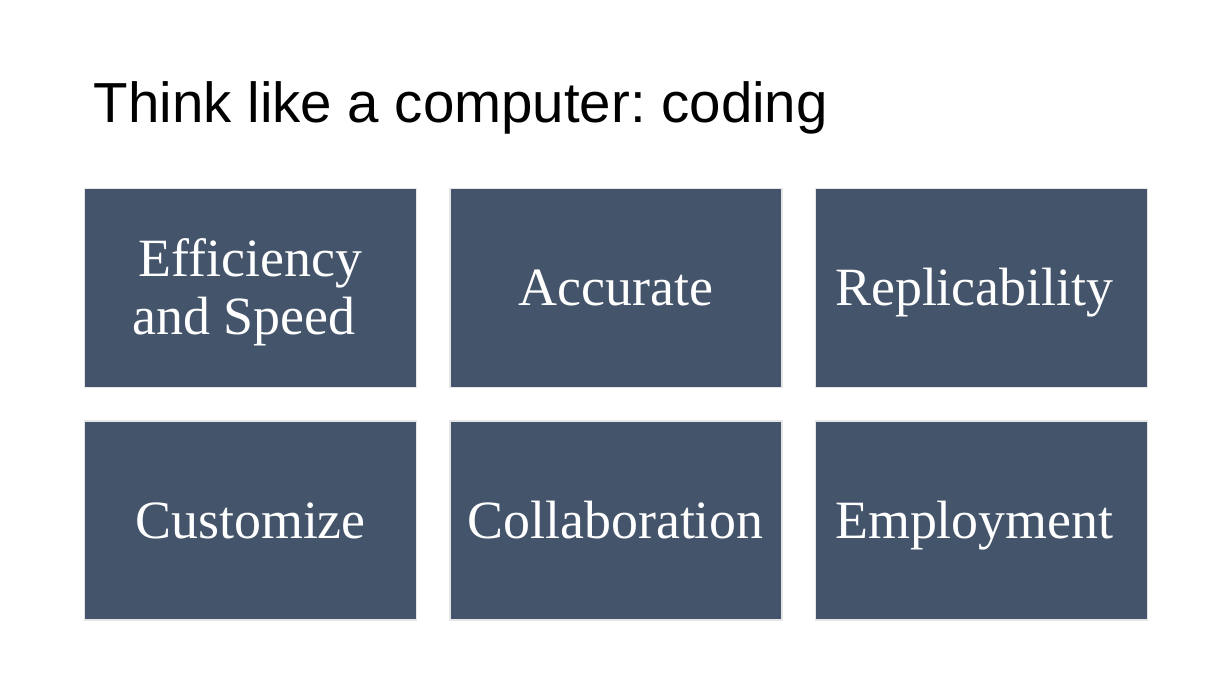
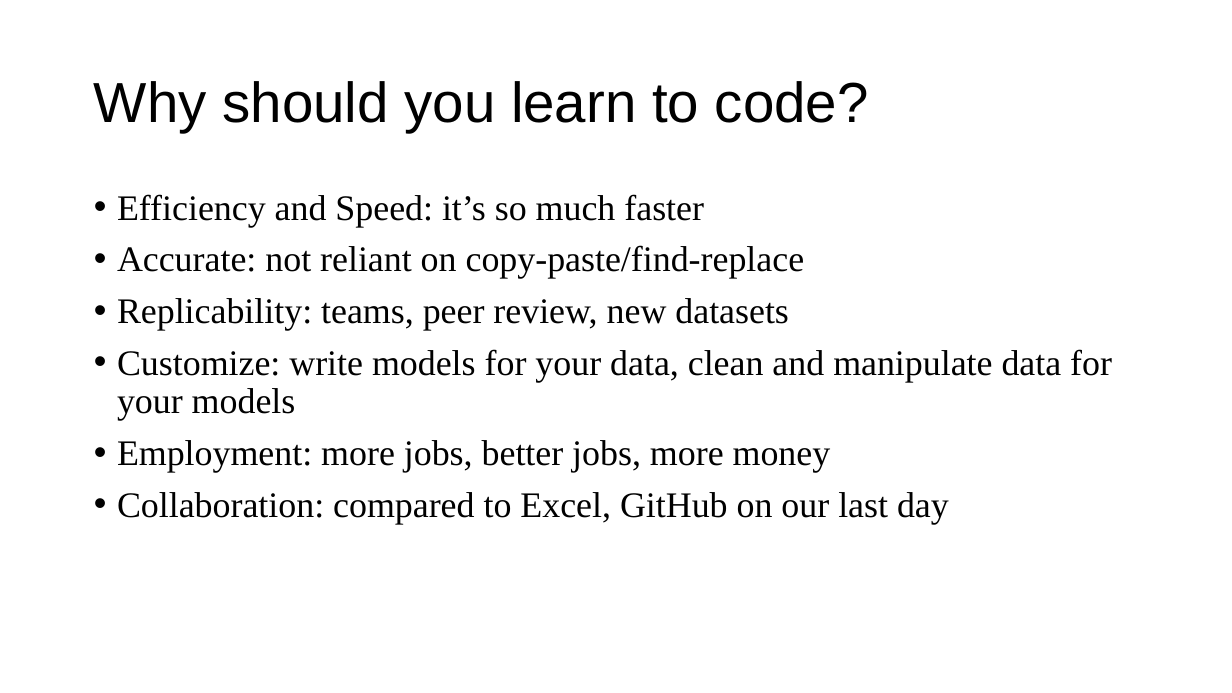
Before and after one commit to a5creel/intro_to_programming, a slide deck: slide 14 of lecture_material/1_think_like_computer.pptx. Drawn at 1232x693 pixels with LibreOffice and Linux fonts; fonts in the diff are those of the drawing. Boxes give left, top, right and bottom in pixels: in the first picture for what was removed or moved away, otherwise in the second. Text is boxed around its words. In the diff, an @@ line names an element or a change of style, - is before the commit and + after.

```diff
--- a/lecture_material/1_think_like_computer.pptx
+++ b/lecture_material/1_think_like_computer.pptx
@@ title at box(94, 81, 869, 132): text changed @@
-Think like a computer: coding
+Why should you learn to code?
@@ text added at box(117, 194, 1112, 524), 28 pt, text #000000 @@
+• Efficiency and Speed: it’s so much faster
+• Accurate: not reliant on copy-paste/find-replace
+• Replicability: teams, peer review, new datasets
+• Customize: write models for your data, clean and manipulate data for your models
+• Employment: more jobs, better jobs, more money
+• Collaboration: compared to Excel, GitHub on our last day
@@ group removed at box(85, 189, 1147, 621): 6 rectangles, 6 texts @@
-Efficiency and Speed
-Accurate
-Replicability
-Customize
-Collaboration
-Employment
```
Also in this commit, not shown: 12 other slides changed, 4 other files.
